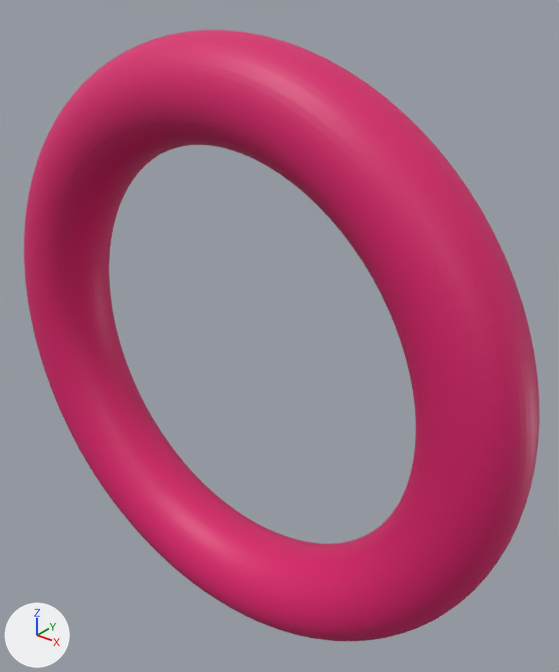
Renders of the glTF model docs/assets/torus_grid_sweep/torus_R7_r3.glb from each side of a commit.
Both versions are drawn from a camera (50 mm lens) standing at (22.8, -24.9, 17.7) and looking at (1.4, 1.8, 1.1). The axes (+X, +Y, +Z) are drawn at lower left. The lights are the same throughout. The picture after the commit comes second. Where no turn or scale is listed for an object, it has been applied to the vertices.

Names of what the first picture shows: 'geometry_0'.
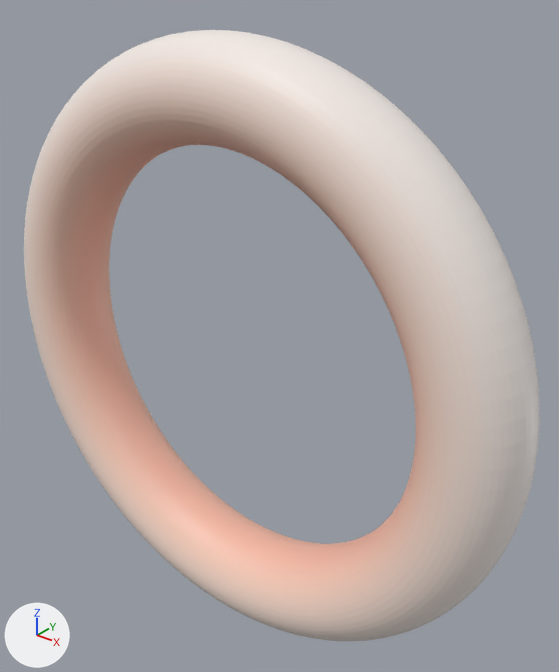
The edits, one by one:
me_geometry_0 has 5000 vertices, 10000 faces and spans x -15.1..15.1, y -2.3..2.3, z -15.1..15.1.
me_geometry_0 is used by ob_geometry_0; location (0.0, 0.0, 0.0).
me_geometry_0 part 1: 3200 faces centred in x -15.1..15.1, y -1.9..1.9, z -15.1..15.1 are repainted in the vertex colours; the middle colour goes from pink #da1c6c to white #f5ece6.
me_geometry_0 part 2: 1600 faces centred in x -13.9..13.9, y -2.3..2.3, z -13.9..13.9 are repainted in the vertex colours; the middle colour goes from pink #da1c6c to pale pink #f9e6db.
me_geometry_0 part 3: 5200 faces centred in x -12.8..12.8, y -2.3..2.3, z -12.8..12.8 are repainted in the vertex colours; the middle colour goes from pink #da1c6c to beige #faccb9.

Location of each change, (x1, y1, x2, y2) in pixels of the pictures (559 x 672 px):
part 1 of me_geometry_0, recoloured
    both: (24, 30, 540, 641)
part 2 of me_geometry_0, recoloured
    both: (24, 62, 484, 637)
part 3 of me_geometry_0, recoloured (pink to beige)
    both: (31, 92, 452, 622)
